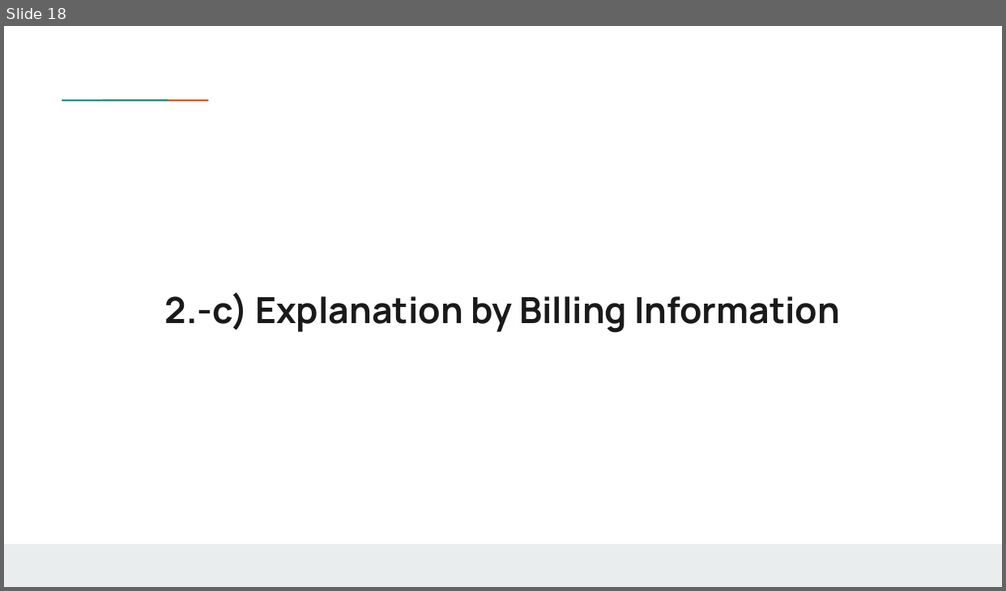
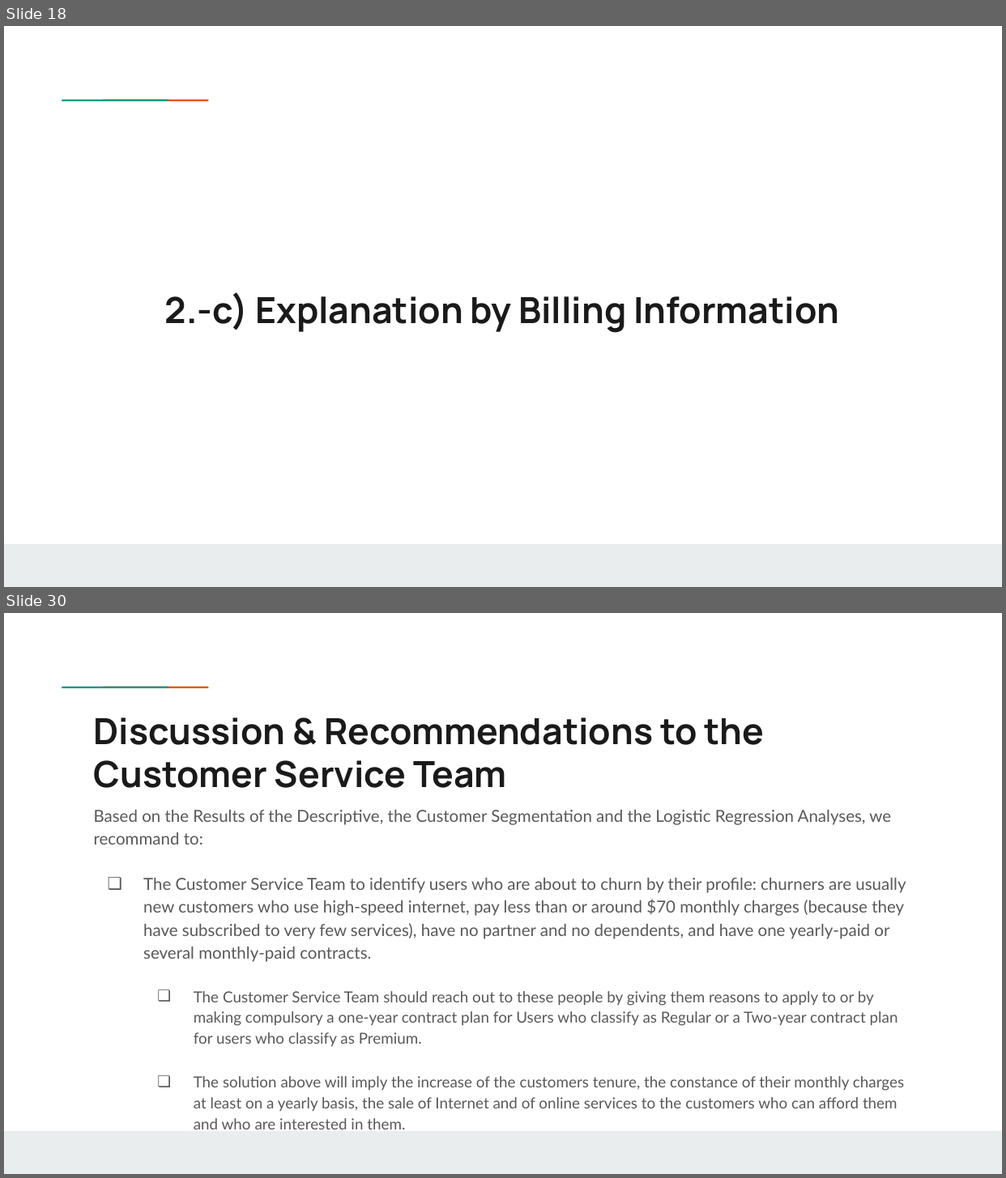
Before and after one commit to weinerkervens/churn_analysis, a slide deck: presentation.pptx. Shown one above the other, each under a label of ours: slide 18 before the commit, slides 18 and 30 after it; the slides between them are not shown. The pictures are 1006x591 and 1006x1178 pixels, drawn with LibreOffice and Linux fonts; fonts in the diff are those of the drawing; background and template pictures are left out. Boxes give left, top, right and bottom in pixels: in the first picture for what was removed or moved away, otherwise in the second. Text is boxed around its words. In the diff, an @@ line names an element or a change of style, - is before the commit and + after.

```diff
--- a/presentation.pptx
+++ b/presentation.pptx
@@ slide 30 added at <box>4,613,1002,1174</box>, background #FFFFFF; not listed: 3 template elements that a slide beside it also shows @@
@@ title added at <box>94,717,765,788</box>, 26 pt, text #1A1A1A, bold @@
+Discussion & Recommendations to the Customer Service Team
@@ text added at <box>94,810,906,1130</box>, 11 pt, text #595959 @@
+Based on the Results of the Descriptive, the Customer Segmentation and the Logistic Regression Analyses, we recommand to:
+❏ The Customer Service Team to identify users who are about to churn by their profile: churners are usually new customers who use high-speed internet, pay less than or around $70 monthly charges (because they have subscribed to very few services), have no partner and no dependents, and have one yearly-paid or several monthly-paid contracts.
+  ❏ The Customer Service Team should reach out to these people by giving them reasons to apply to or by making compulsory a one-year contract plan for Users who classify as Regular or a Two-year contract plan for users who classify as Premium.
+  ❏ The solution above will imply the increase of the customers tenure, the constance of their monthly charges at least on a yearly basis, the sale of Internet and of online services to the customers who can afford them and who are interested in them.
```
Also in this commit, not shown: 4 slides changed, 8 other slides added, 3 slides removed.
